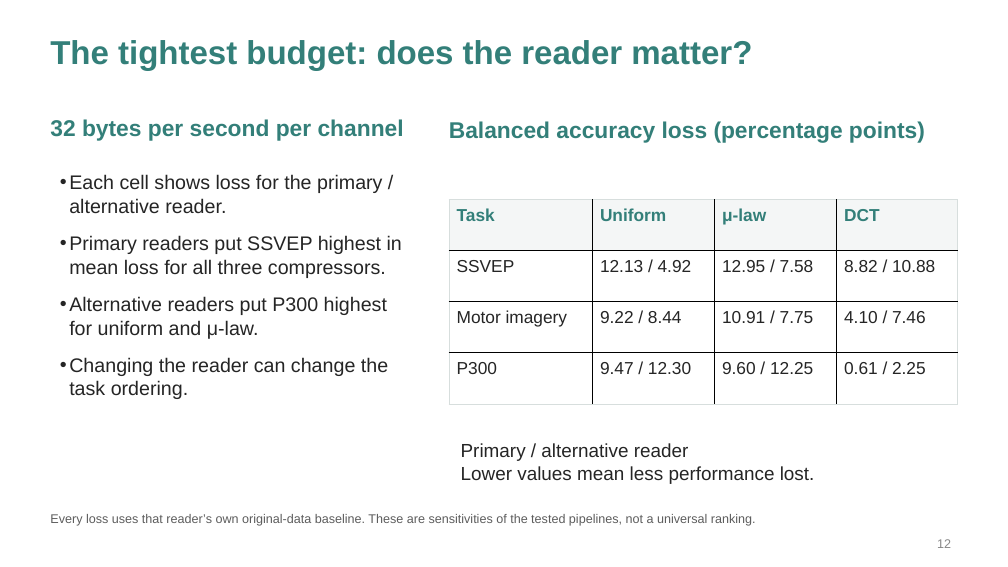
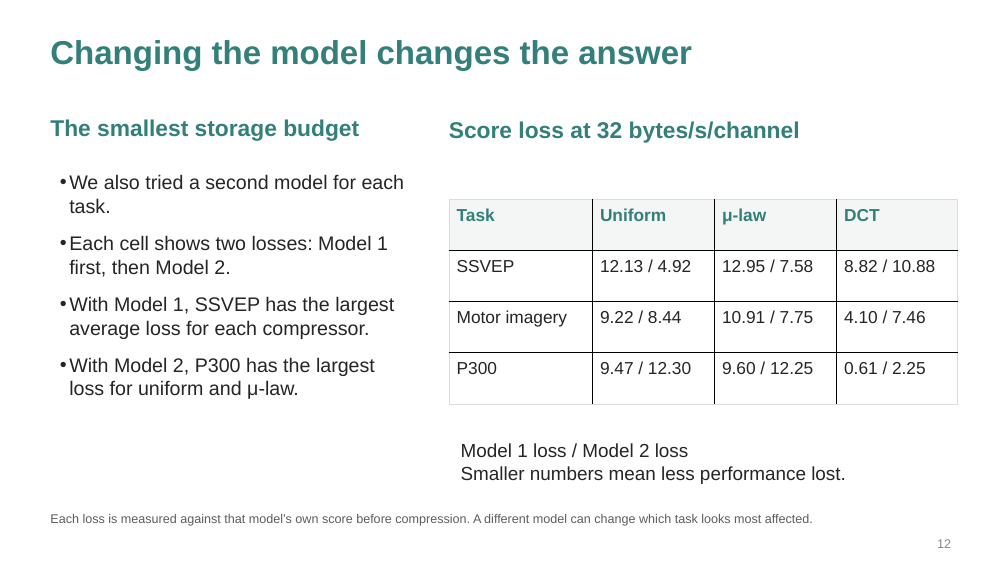
Before and after one commit to Deb044/DataCompression, a slide deck: slide 12 of output/presentation/every-bit-of-the-brain.pptx. Drawn at 1008x567 pixels with LibreOffice and Linux fonts; fonts in the diff are those of the drawing. Boxes give left, top, right and bottom in pixels: in the first picture for what was removed or moved away, otherwise in the second. Text is boxed around its words. In the diff, an @@ line names an element or a change of style, - is before the commit and + after.

Commit message:
slides: explain predictive coding and simplify presentation text

```diff
--- a/output/presentation/every-bit-of-the-brain.pptx
+++ b/output/presentation/every-bit-of-the-brain.pptx
@@ text at bbox=[50, 40, 692, 71]: text changed @@
-The tightest budget: does the reader matter?
+Changing the model changes the answer
@@ text at bbox=[50, 119, 359, 141]: text changed @@
-32 bytes per second per channel
+The smallest storage budget
@@ text at bbox=[449, 121, 800, 143]: text changed @@
-Balanced accuracy loss (percentage points)
+Score loss at 32 bytes/s/channel
@@ text at bbox=[69, 174, 405, 399]: text changed @@
-• Each cell shows loss for the primary / alternative reader.
-• Primary readers put SSVEP highest in mean loss for all three compressors.
-• Alternative readers put P300 highest for uniform and μ-law.
-• Changing the reader can change the task ordering.
+• We also tried a second model for each task.
+• Each cell shows two losses: Model 1 first, then Model 2.
+• With Model 1, SSVEP has the largest average loss for each compressor.
+• With Model 2, P300 has the largest loss for uniform and μ-law.
@@ text at bbox=[461, 443, 846, 484]: text changed @@
-Primary / alternative reader
-Lower values mean less performance lost.
+Model 1 loss / Model 2 loss
+Smaller numbers mean less performance lost.
@@ text at bbox=[50, 514, 813, 526]: text changed @@
-Every loss uses that reader’s own original-data baseline. These are sensitivities of the tested pipelines, not a universal ranking.
+Each loss is measured against that model’s own score before compression. A different model can change which task looks most affected.
```
Also in this commit, not shown: 6 other slides changed, 1 slide added, 1 slide removed, 4 other files.
